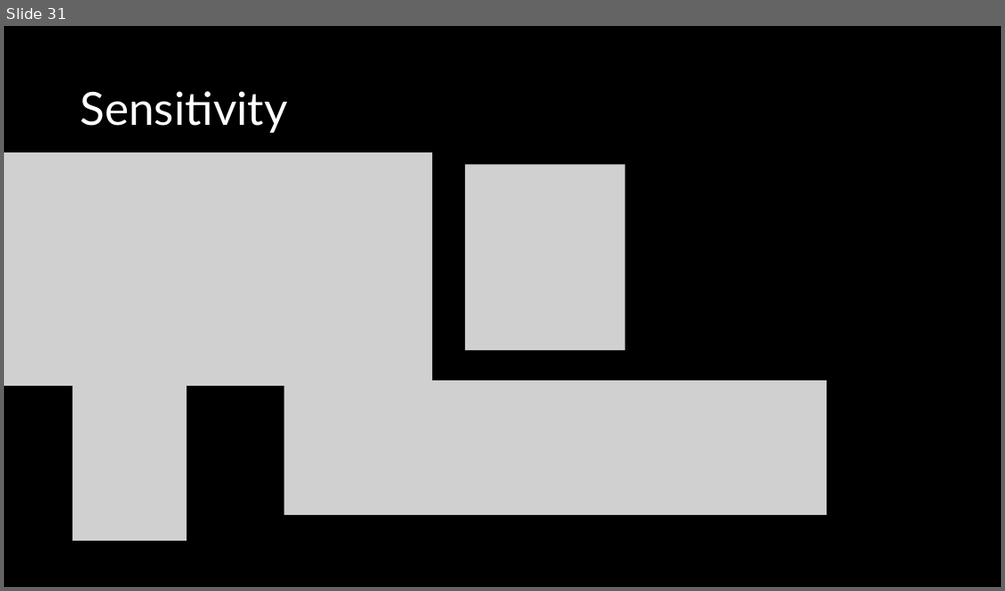
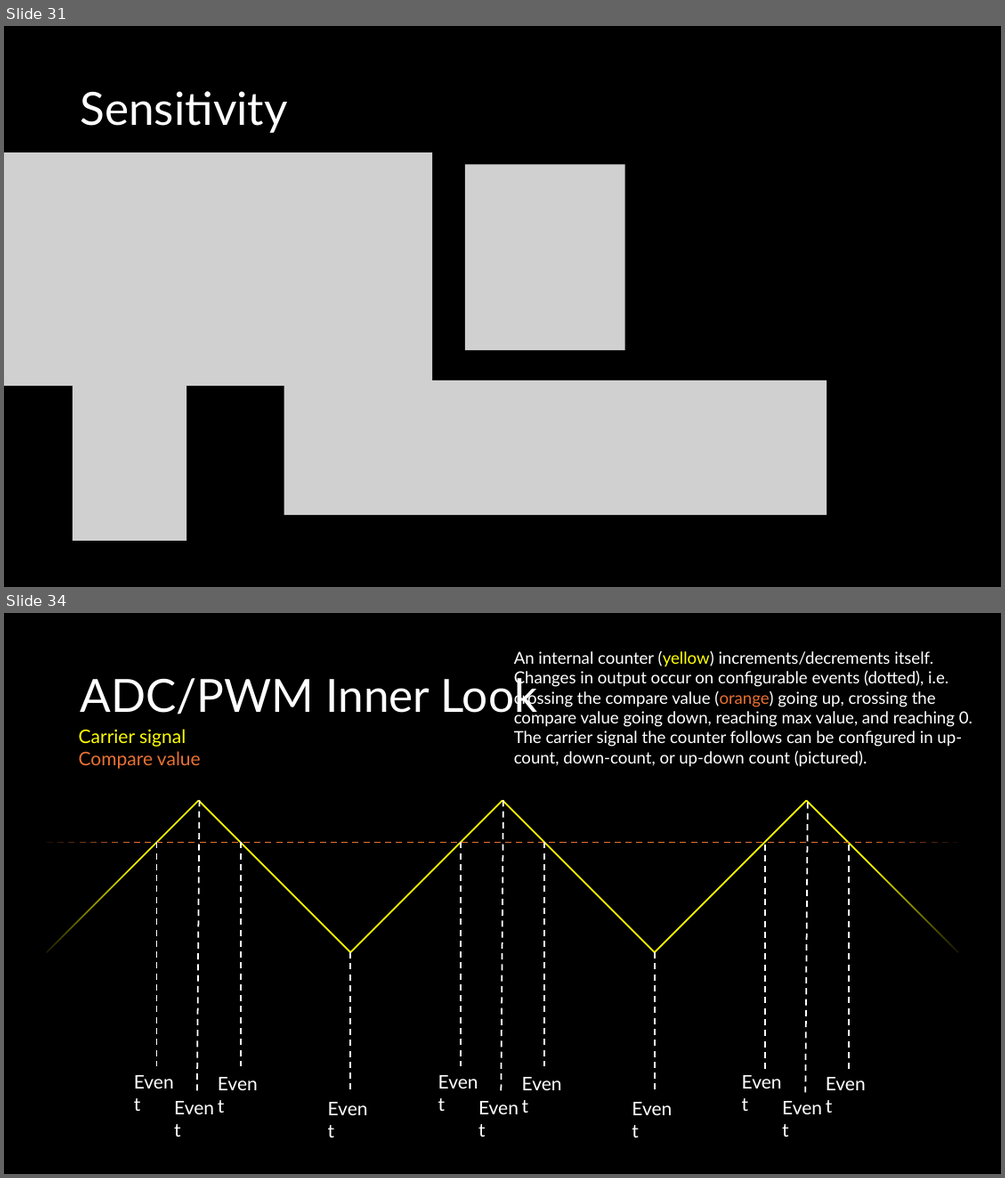
Before and after one commit to ut-ras/rm_electrical-supercap_v2, a slide deck: UT Robomasters – Supercap Power Stage Modeling.pptx. Shown one above the other, each under a label of ours: slide 31 before the commit, slides 31 and 34 after it; the slides between them are not shown. The pictures are 1005x591 and 1005x1178 pixels, drawn with LibreOffice and Linux fonts; fonts in the diff are those of the drawing; grey boxes stand for pictures. Boxes give left, top, right and bottom in pixels: in the first picture for what was removed or moved away, otherwise in the second. Text is boxed around its words. In the diff, an @@ line names an element or a change of style, - is before the commit and + after.

```diff
--- a/UT Robomasters – Supercap Power Stage Modeling.pptx
+++ b/UT Robomasters – Supercap Power Stage Modeling.pptx
@@ slide 34 added at bbox=[4, 613, 1001, 1174], background #000000 @@
@@ text added at bbox=[514, 650, 972, 767], 16 pt, text #FFFFFF @@
+An internal counter (yellow) increments/decrements itself. Changes in output occur on configurable events (dotted), i.e. crossing the compare value (orange) going up, crossing the compare value going down, reaching max value, and reaching 0.
+The carrier signal the counter follows can be configured in up-count, down-count, or up-down count (pictured).
@@ title added at bbox=[80, 672, 538, 720], 44 pt, text #FFFFFF @@
+ADC/PWM Inner Look
@@ text added at bbox=[79, 729, 201, 769], 18 pt, text #FFFF00 @@
+Carrier signal
+Compare value
@@ rectangle added at bbox=[36, 774, 135, 1093], fill gradient #000000 @@
@@ line added from (199, 801) to (197, 1093), #FFFFFF 1.5 pt dashed @@
@@ line added from (503, 801) to (502, 1093), #FFFFFF 1.5 pt dashed @@
@@ line added from (808, 803) to (806, 1093), #FFFFFF 1.5 pt dashed @@
@@ group added at bbox=[47, 801, 958, 952]: 6 lines @@
@@ rectangle added at bbox=[866, 803, 965, 1121], fill gradient #000000 @@
@@ line added from (47, 842) to (958, 842), #E97132 1.5 pt dashed @@
@@ line added from (156, 842) to (156, 1066), #FFFFFF 1.5 pt dashed @@
@@ line added from (241, 842) to (241, 1066), #FFFFFF 1.5 pt dashed @@
@@ line added from (461, 842) to (461, 1066), #FFFFFF 1.5 pt dashed @@
@@ line added from (544, 842) to (544, 1066), #FFFFFF 1.5 pt dashed @@
@@ line added from (765, 844) to (765, 1069), #FFFFFF 1.5 pt dashed @@
@@ line added from (849, 844) to (849, 1069), #FFFFFF 1.5 pt dashed @@
@@ line added from (350, 952) to (350, 1093), #FFFFFF 1.5 pt dashed @@
@@ line added from (655, 952) to (655, 1093), #FFFFFF 1.5 pt dashed @@
@@ text added at bbox=[127, 1066, 187, 1096], 18 pt, text #FFFFFF @@
+Event
@@ text added at bbox=[431, 1066, 492, 1096], 18 pt, text #FFFFFF @@
+Event
@@ text added at bbox=[735, 1066, 795, 1096], 18 pt, text #FFFFFF @@
+Event
@@ text added at bbox=[167, 1093, 227, 1122], 18 pt, text #FFFFFF @@
+Event
@@ text added at bbox=[210, 1069, 271, 1098], 18 pt, text #FFFFFF @@
+Event
@@ text added at bbox=[320, 1093, 380, 1123], 18 pt, text #FFFFFF @@
+Event
@@ text added at bbox=[471, 1093, 532, 1122], 18 pt, text #FFFFFF @@
+Event
@@ text added at bbox=[515, 1069, 575, 1098], 18 pt, text #FFFFFF @@
+Event
@@ text added at bbox=[624, 1093, 685, 1123], 18 pt, text #FFFFFF @@
+Event
@@ text added at bbox=[775, 1093, 835, 1122], 18 pt, text #FFFFFF @@
+Event
@@ text added at bbox=[818, 1069, 879, 1098], 18 pt, text #FFFFFF @@
+Event
```
Also in this commit, not shown: 2 slides changed, 4 other slides added, 1 other file.
